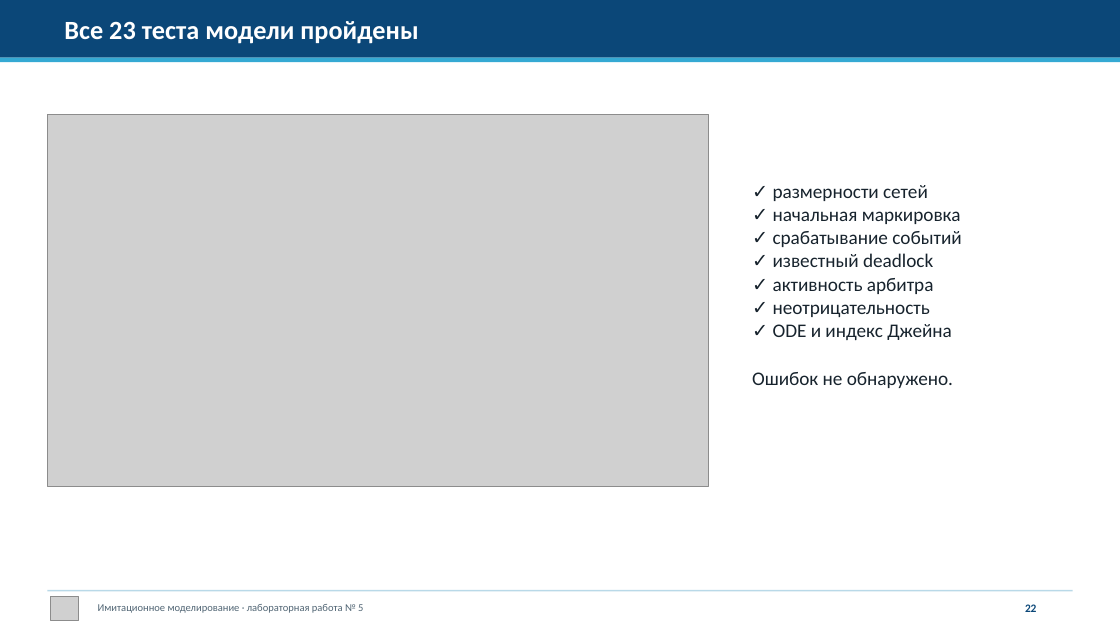
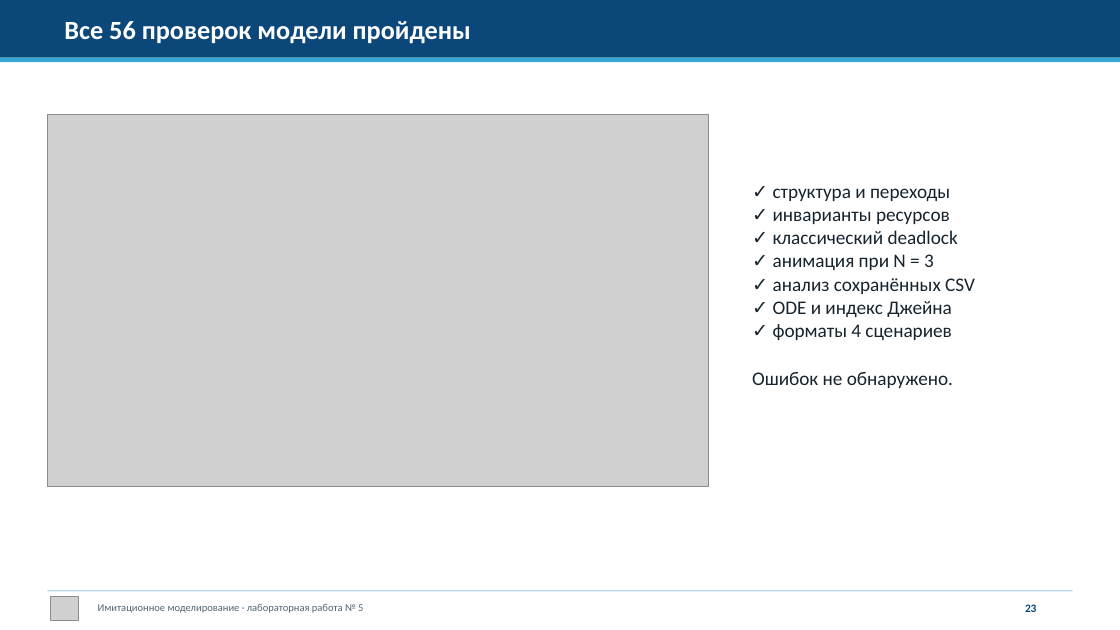
Before and after one commit to dakuokkonen1/study-2026-simulation-modeling, a slide deck: slide 23 of labs/lab05/presentation/simulation-modeling-lab05-presentation.pptx (slide 22 before the commit). Drawn at 1120x630 pixels with LibreOffice and Linux fonts; fonts in the diff are those of the drawing; grey boxes stand for pictures. Boxes give left, top, right and bottom in pixels: in the first picture for what was removed or moved away, otherwise in the second. Text is boxed around its words. In the diff, an @@ line names an element or a change of style, - is before the commit and + after.

```diff
--- a/labs/lab05/presentation/simulation-modeling-lab05-presentation.pptx
+++ b/labs/lab05/presentation/simulation-modeling-lab05-presentation.pptx
@@ text at box(64, 21, 471, 44): text changed @@
-Все 23 теста модели пройдены
+Все 56 проверок модели пройдены
@@ text at box(773, 188, 975, 294): text changed @@
-✓ размерности сетей
-✓ начальная маркировка
-✓ срабатывание событий
-✓ известный deadlock
-✓ активность арбитра
-✓ неотрицательность
+✓ структура и переходы
+✓ инварианты ресурсов
+✓ классический deadlock
+✓ анимация при N = 3
+✓ анализ сохранённых CSV
@@ text at box(773, 324, 951, 341): paragraph added @@
+✓ форматы 4 сценариев
```
Also in this commit, not shown: 8 other slides changed, 2 slides added, 1 slide removed, 9 other files.
